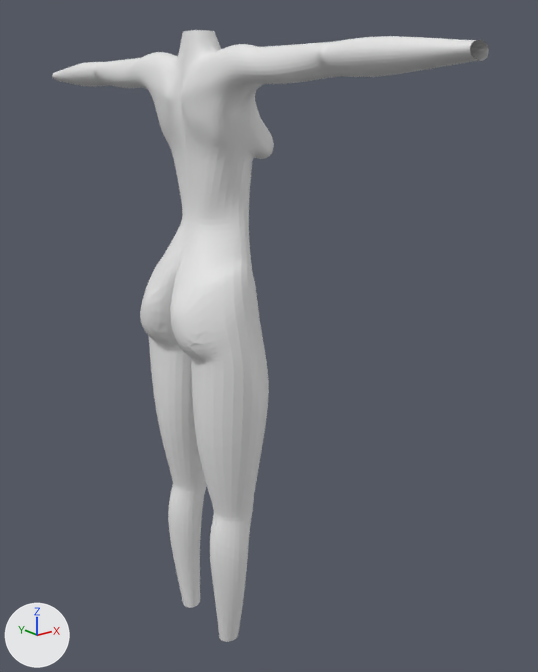
An edit to the Blender file  Cuerpo-MANOS.blend, drawn before and after from the same camera.
Both versions are drawn from a camera (50 mm lens) standing at (-1.77, -2.55, 0.76) and looking at (0.17, -0.14, -0.21). The lights are fixed; the arrows at lower left show +X, +Y and +Z. The same objects are shown in both versions, whatever each file hides.
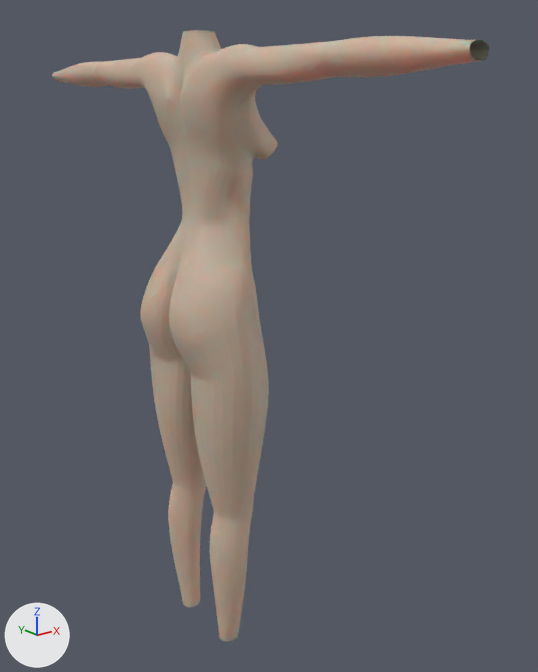
Boxes (x1, y1, x2, y2) around the edits, measured in the pictures (538 x 672 px; the box of a moved part takes in the faces that stretch with it):
part 1 of me_cylinder, built on: before (135, 74, 274, 448); after (134, 74, 277, 450)
part 2 of me_cylinder, moved or reshaped: before (92, 42, 333, 88); after (92, 42, 333, 89)
part 3 of me_cylinder, moved or reshaped: before (157, 416, 250, 560); after (157, 418, 250, 560)
part 4 of me_cylinder, recoloured (grey to beige): (52, 30, 489, 642) in both

The change in detail:
Material 'pIEL' (mat_piel) is new.
Its base color is (0.545, 0.44, 0.336) (beige #c3b19d).
Its alpha is 0.977.
Its subsurface weight is 1.0.
Its subsurface scale is 0.0727.
me_cylinder is used by ob_cylinder; location (0.0, 0.0, 0.0); rotation (0.0, 0.0, 3.142), in degrees (0, 0, 180); scale (0.334, 0.334, 0.334).
Verts and faces of me_cylinder; kept vertices keep their numbers, new ones are numbered from 298.
Before the commit, vertices of me_cylinder: 18 (-0.02, -2.73, 2.74), 21 (-0.05, -2.73, 2.59), 165 (-0.08, -1.55, 2.59), 169 (0.24, -1.58, 2.4), 245 (0.41, -2.31, 2.71).
Before the commit, vertices of me_cylinder: 246 (0.37, -2.29, 2.76), 247 (0.4, -2.31, 2.65), 248 (0.37, -2.26, 2.76), 249 (0.41, -2.23, 2.71), 250 (0.4, -2.26, 2.65).
Before the commit, vertices of me_cylinder: 204 (0.46, -0.41, -2.82), 207 (0.45, -0.63, -2.82), 211 (0.46, -0.42, -2.89), 214 (0.45, -0.62, -2.89).
me_cylinder had 298 vertices, 273 faces and spanned x -0.57..0.91, y -3.87..0.0, z -4.85..3.04.
me_cylinder now has 310 vertices, 284 faces and spans x -0.58..0.91, y -3.87..0.0, z -4.85..3.04.
Part 1, on me_cylinder:
1 vertex is removed from x -0.57, y -0.49, z 1.85.
9 faces are deleted.
4 vertices in x -0.22..-0.13, y -0.48..-0.33, z 0.88..1.27 move by (-0.01, 0.0, 0.0).
3 vertices in x 0.36..0.48, y -0.84..-0.63, z 2.25..2.37 move by (0.04, 0.0, 0.0).
3 vertices in x -0.43..-0.33, y 0.0, z 0.87..1.4 move by (-0.02, 0.0, 0.0).
22 vertices move from x -0.49..0.87, y -0.84..0.0, z -0.84..2.27 to x -0.51..0.87, y -0.84..0.0, z -0.98..2.27.
13 vertices are added at x -0.58..0.35, y -0.65..0.0, z 1.36..1.88.
20 new faces join them.
Part 2, on me_cylinder:
Vertices 21, 165, 246, 247, 250 move by (-0.01, 0.0, 0.0).
Vertices 245, 248, 249 move by (-0.01, 0.0, 0.01).
Vertex 18 moves to (-0.02, -2.73, 2.74).
Vertex 169 moves to (0.24, -1.58, 2.39).
Part 3, on me_cylinder:
Vertex 204 moves to (0.46, -0.41, -2.84).
Vertex 207 moves to (0.45, -0.63, -2.84).
Vertex 211 moves to (0.46, -0.42, -2.86).
Vertex 214 moves to (0.45, -0.62, -2.86).
me_cylinder part 4: 264 faces spanning x -0.57..0.91, y -3.87..0.0, z -4.85..3.04 switch from no material to mat_piel (beige #c3b19d).
